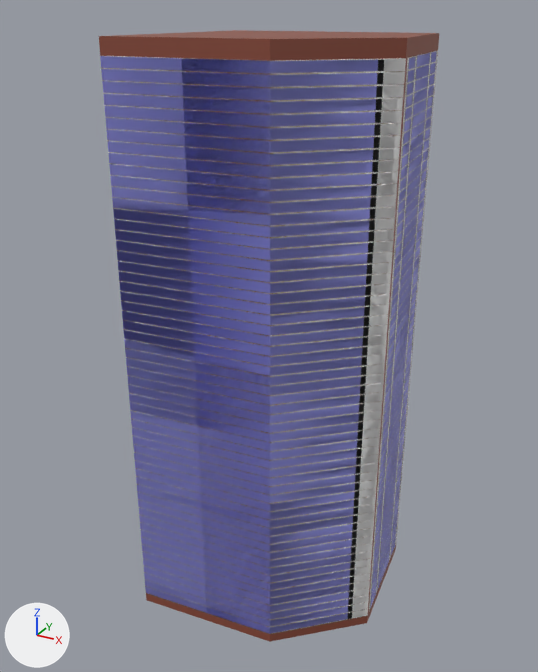
Before and after pictures for a commit that changed the FBX model Assets/Models/WesteriaIsland/BlackwoodTower.fbx.
Camera for both pictures: a 50 mm lens placed at (90.0, -148.9, 127.9), pointed at (19.8, -21.2, 64.0). The lights are fixed; the arrows at lower left show +X, +Y and +Z. Where no turn or scale is listed for an object, it has been applied to the vertices. Vertices at the same position are counted once.

In view in the first picture: 'BlackwoodTower', 'Window', 'Window.001'.
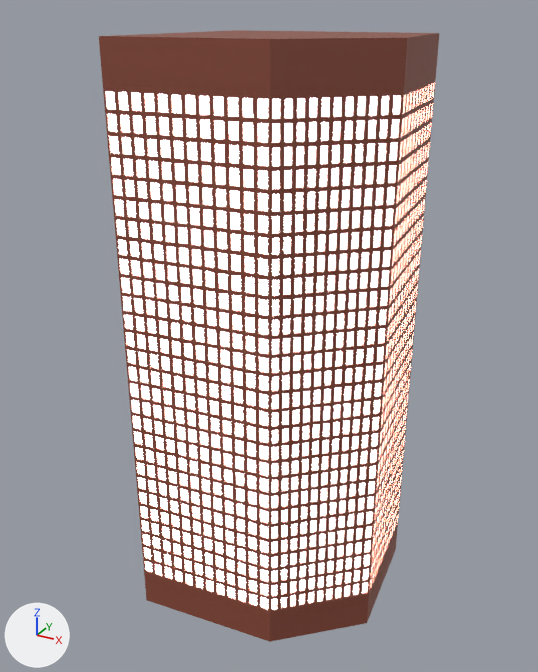
The edits, one by one:
Material 'window' (mat_window) is new.
Its base color is (0.8, 0.8, 0.8) (white #e7e7e7).
Its metallic is 1.0.
Its roughness is 0.0.
Its emission strength is 25.0.
me_vert_032 is used by ob_blackwoodtower; location (0.0, 0.0, 0.0).
me_vert_032 had 10 vertices, 7 faces and spanned x -1.1..47.2, y -43.2..2.2, z 0.0..123.6.
me_vert_032 now has 16830 vertices, 16766 faces and spans x -1.1..47.2, y -43.2..2.2, z 0.0..123.6.
me_vert_032 part 1: 16820 vertices added at x -1.1..47.2, y -43.2..2.2, z 0.0..123.6.
me_vert_032 now uses material mat_window (white #e7e7e7).
Object 'Window' (ob_window) is deleted.
Object 'Window.001' (ob_window_001) is deleted.

Changed parts and their boxes (x1, y1, x2, y2) in the pictures (538 x 672 px):
'Window', deleted: before (100, 56, 406, 634)
    faces in mat_glass (blue #9c9ef3): (100, 56, 378, 634)
    faces in mat_pvc (white #ffffff): (101, 56, 406, 634)
    faces in mat_plastic (black #000000): (103, 56, 384, 633)
'Window.001', deleted: before (369, 51, 438, 611)
    faces in mat_glass_001 (blue #9c9ef3): (370, 51, 437, 608)
    faces in mat_pvc_001 (white #ffffff): (369, 51, 438, 611)
    faces in mat_plastic_001 (black #000000): (370, 52, 437, 606)
    faces in mat_marble_001 (white #f3e7da): (370, 63, 432, 603)
part 1 of me_vert_032, added: after (99, 30, 439, 642)
